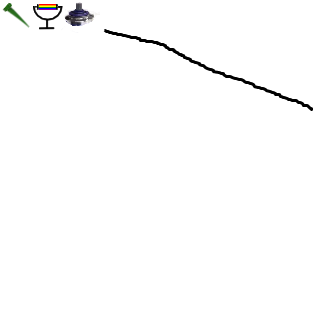
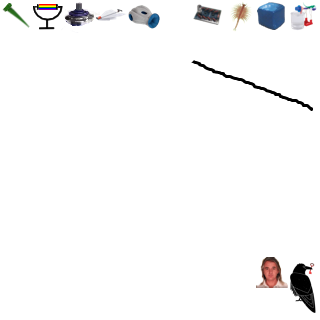
Layered file, before and after one edit (w=320, h=320). Changes by layer:
added layer "Bratzo" above "Malebene 36(eingefügt)" over (256, 257, 316, 313)
added layer "Malebene 36(eingefügt)" (1st of 4) above "Malebene 36(eingefügt)" over (95, 1, 317, 63)
added layer "Malebene 36(eingefügt)" (2nd of 4) above "Malebene 36(eingefügt)" over (257, 2, 317, 31)
added layer "Malebene 36(eingefügt)" (3rd of 4) above "Vektorebene 1" over (192, 1, 253, 63)
added layer "Gadget 35" above "Malebene 36(eingefügt)" over (184, 1, 248, 63)
added layer "Malebene 36(eingefügt)" (4th of 4) above "Gadget 32" over (95, 5, 197, 49)
added layer "Gadget 32" above "Rabe" over (95, 7, 150, 43)
added layer "Rabe" above "Gadget 23" over (95, 1, 317, 313)
painted on "Hintergrund" over (95, 1, 317, 313)
